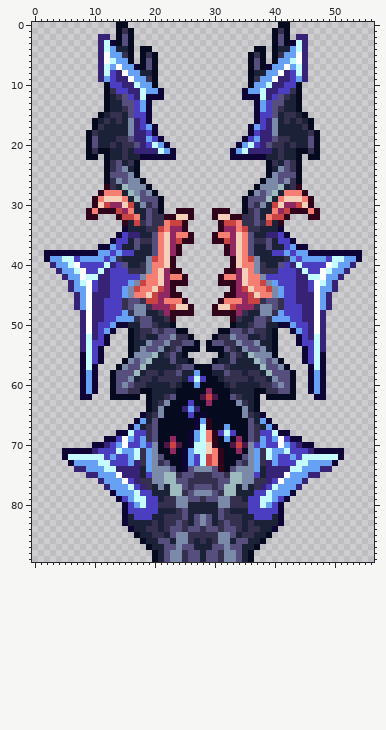
Edited in one commit: sprite sheet (NPCs/Bosses/VoidReaver/VoidReaverHead.png). The picture above was drawn from the file before the commit.
The file is 114x180 pixels, drawn in blocks of 2x2; one block is one cell here.
Once edited:
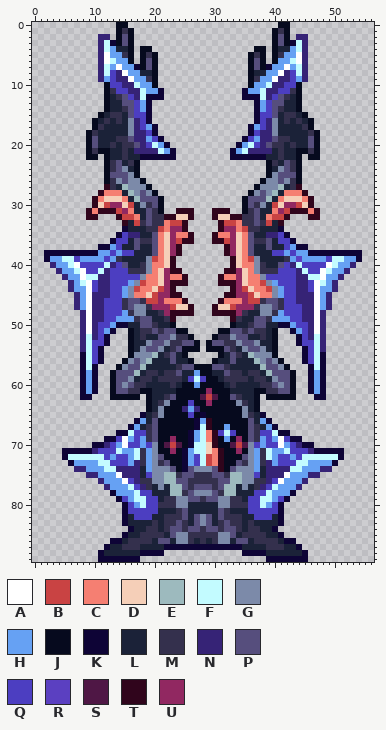
Palette (. is transparent): A #ffffff  B #c94343  C #f57f72  D #f5cfb8  E #9dbabe  F #c3fbff  G #7c8aa9  H #66a1f3  J #060a1e  K #0e0436  L #1b2238  M #34304d  N #362376  P #564e7d  Q #4c3ec1  R #5b40c1  S #4f1745  T #30051c  U #912861
Diff:
The edit adds colour K in row 85 at x 15 and 41; in row 86 at x 13 to 14 and 42 to 43; in row 87 at x 12 and 44; in row 88 at x 11, 18 to 19, 37 to 38 and 45; in row 89 at x 11 to 17 and 39 to 45.
Colour G gives way to colour K in row 87 at x 24 and 32.
Colour J gives way to colour K in row 88 at x 20 and 36.
Colour L gives way to colour K in row 87 at x 27 to 29; in row 88 at x 21 and 35.
Colour P gives way to colour K in row 87 at x 22 to 23, 25 to 26, 30 to 31 and 33 to 34.
The edit adds colour L in row 85 at x 16 and 40; in row 86 at x 15 and 41; in row 87 at x 13 to 14, 18, 38 and 42 to 43; in row 88 at x 12 to 17 and 39 to 44.
Colour J gives way to colour L in row 85 at x 17 and 39; in row 87 at x 19 and 37.
The edit adds colour M in row 86 at x 16 to 17 and 39 to 40; in row 87 at x 15 to 17 and 39 to 41.
Colour J gives way to colour M in row 86 at x 18 and 38.
Colour L gives way to colour M in row 85 at x 18 to 19 and 37 to 38; in row 86 at x 19 and 37.
Colour G is gone in rows 88 to 89 at x 23 to 24 and 32 to 33.
Colour J is gone in row 89 at x 20 and 36.
Colour L is gone in row 88 at x 28; in row 89 at x 21, 28 and 35.
Colour M is gone in rows 88 to 89 at x 25 and 31.
Colour P is gone in rows 88 to 89 at x 22, 26 to 27, 29 to 30 and 34.
